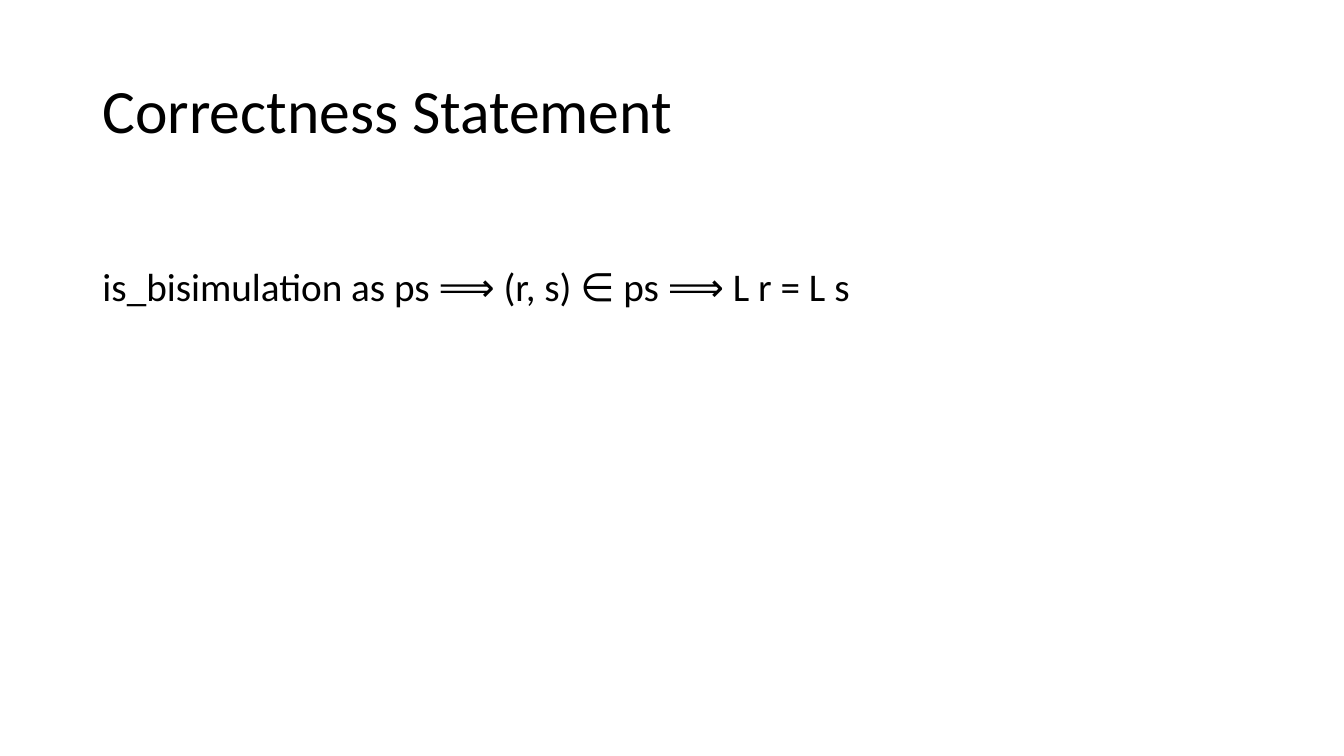
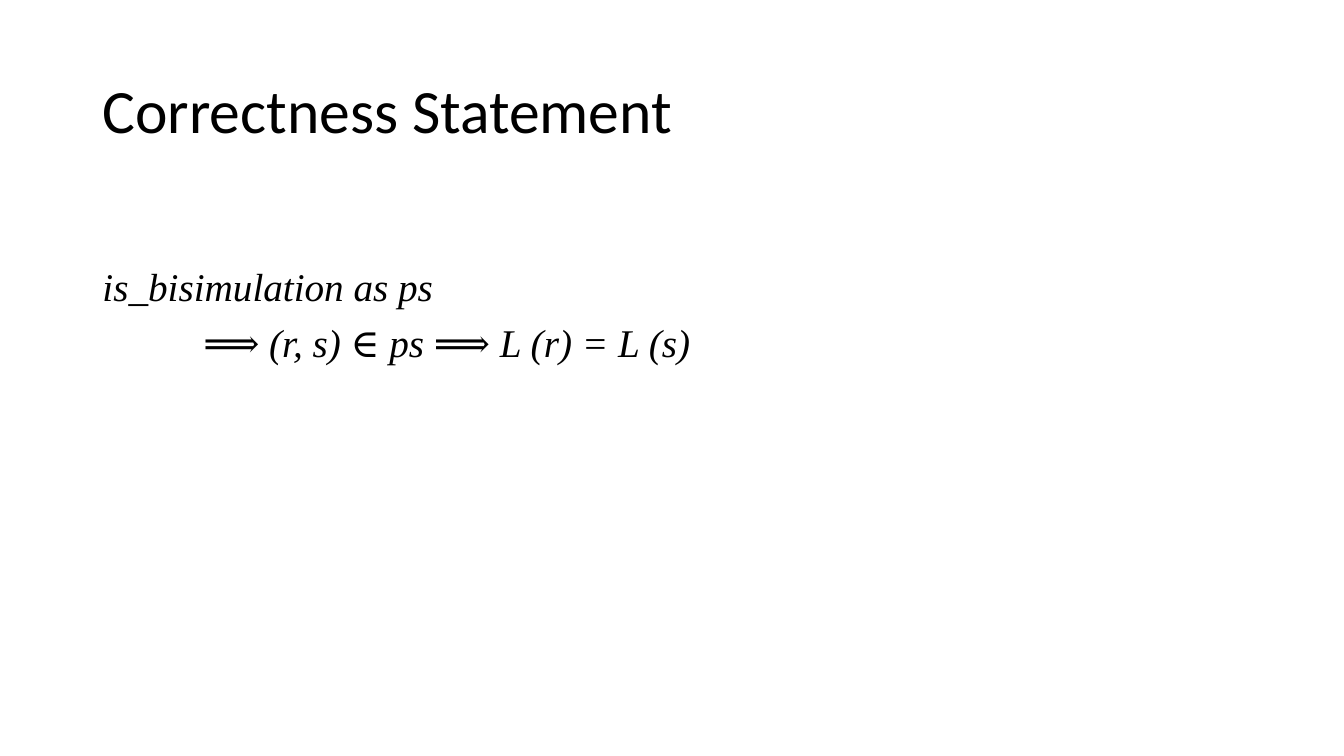
Before and after one commit to Helli/fds_seminar, a slide deck: slide 4 of slides.pptx (slide 3 before the commit). Drawn at 1344x756 pixels with LibreOffice and Linux fonts; fonts in the diff are those of the drawing. Boxes give left, top, right and bottom in pixels: in the first picture for what was removed or moved away, otherwise in the second. Text is boxed around its words. In the diff, an @@ line names an element or a change of style, - is before the commit and + after.

```diff
--- a/slides.pptx
+++ b/slides.pptx
@@ text at [102,273,690,365]: text changed; font Calibri to Times New Roman; italic on @@
-is_bisimulation as ps ⟹ (r, s) ∈ ps ⟹ L r = L s
+is_bisimulation as ps
+⟹ (r, s) ∈ ps ⟹ L (r) = L (s)
```
Also in this commit, not shown: 8 other slides changed, 3 slides added, 2 slides removed.
